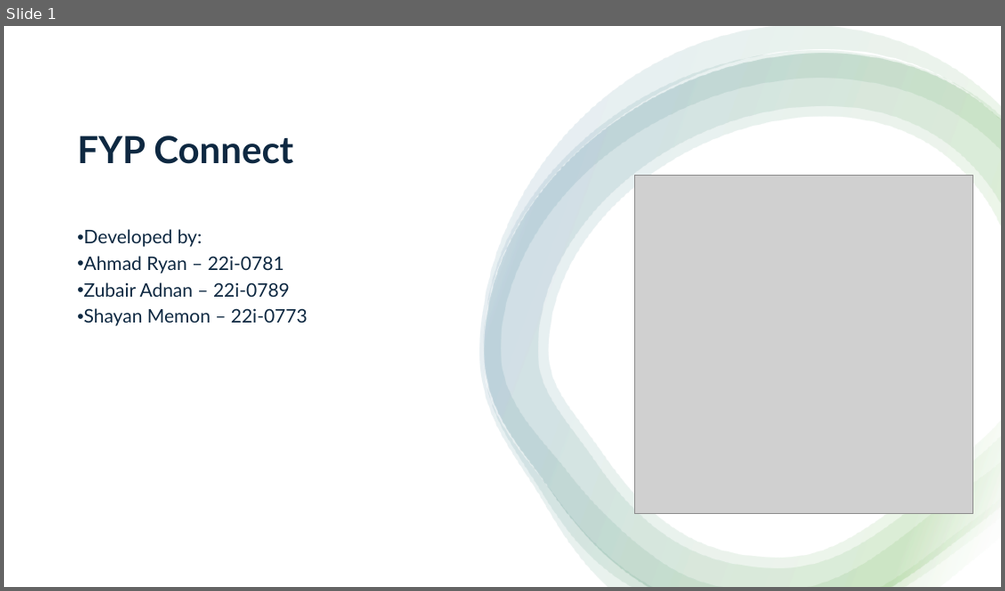
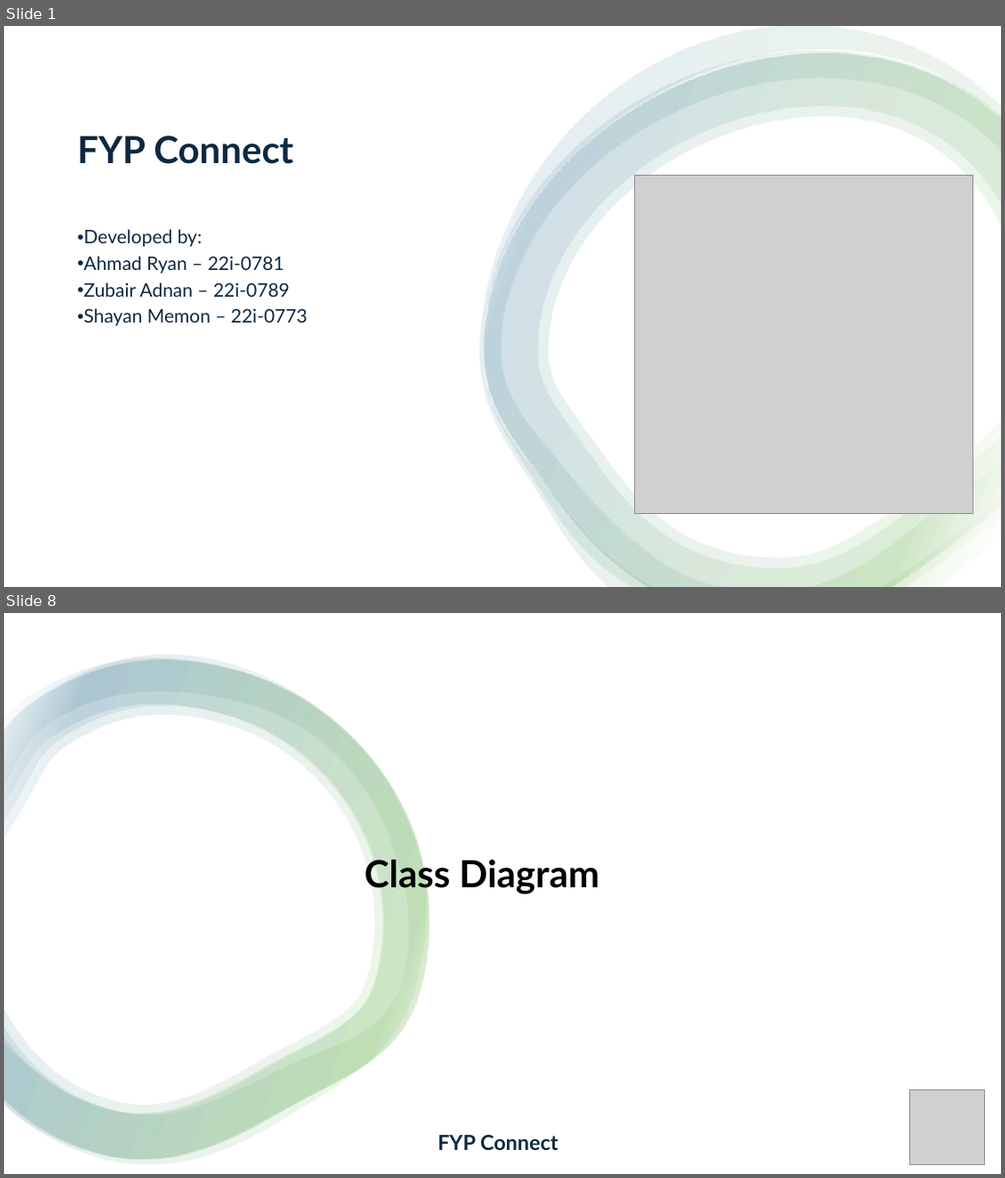
Before and after one commit to LUCIDSoftwares/FYPConnect, a slide deck: FinalDocs/presentation.pptx. Shown one above the other, each under a label of ours: slide 1 before the commit, slides 1 and 8 after it; the slides between them are not shown. The pictures are 1005x591 and 1005x1178 pixels, drawn with LibreOffice and Linux fonts; fonts in the diff are those of the drawing; grey boxes stand for pictures. Boxes give left, top, right and bottom in pixels: in the first picture for what was removed or moved away, otherwise in the second. Text is boxed around its words. In the diff, an @@ line names an element or a change of style, - is before the commit and + after.

```diff
--- a/FinalDocs/presentation.pptx
+++ b/FinalDocs/presentation.pptx
@@ slide 8 added at box(4, 613, 1001, 1174), background #FFFFFF @@
@@ rectangle added at box(4, 613, 1001, 1174), fill #FFFFFF @@
@@ group added at box(4, 655, 429, 1165): 4 freeform shapes @@
@@ text added at box(364, 855, 599, 894), 36 pt, text #000000, bold @@
+Class Diagram
@@ picture added at box(909, 1089, 985, 1164) @@
@@ text added at box(437, 1135, 558, 1150), 20 pt, text #0E2841, bold @@
+FYP Connect
```
Also in this commit, not shown: 7 slides changed, 12 other slides added, 2 other files.
